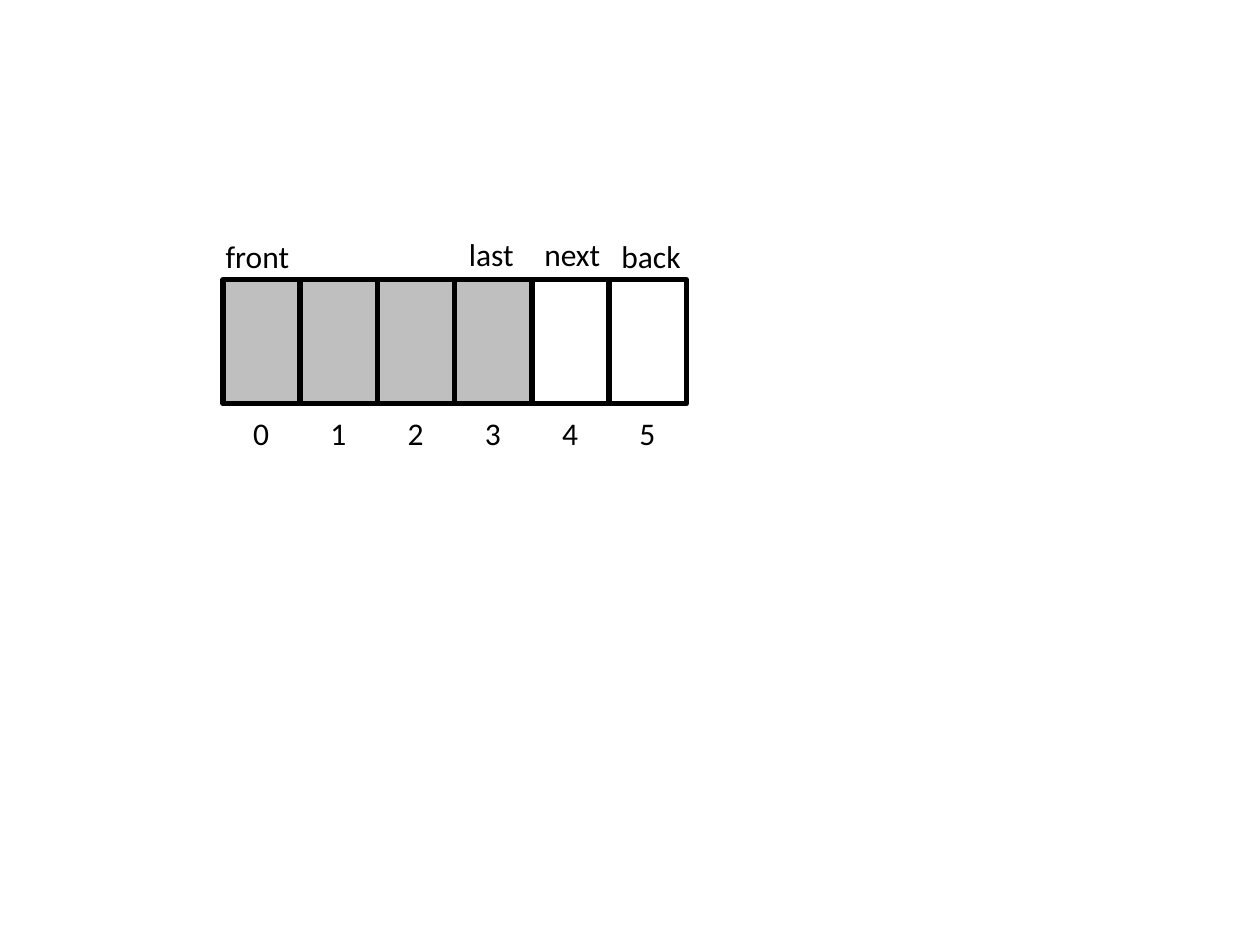
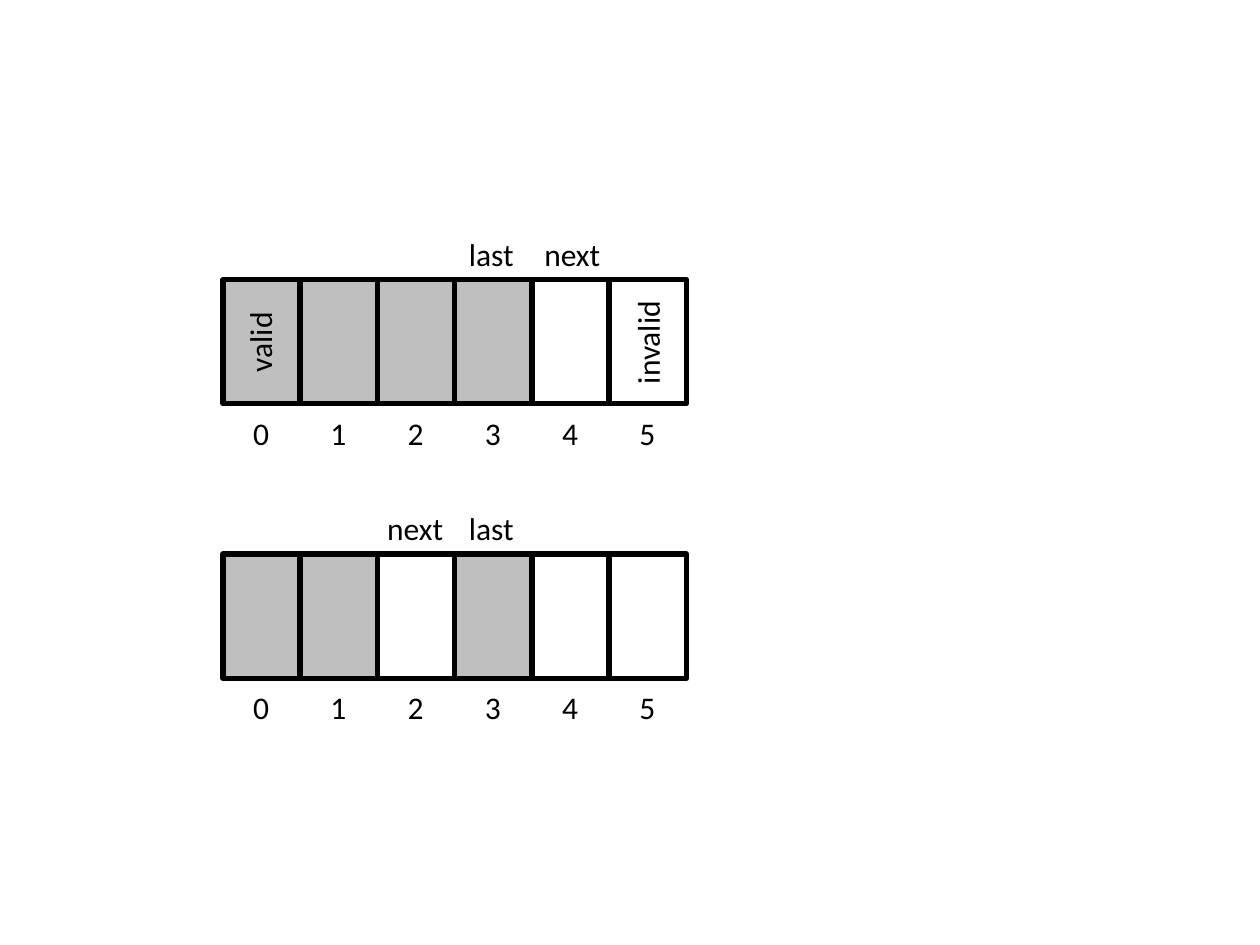
Before and after one commit to p4lang/p4-spec, a slide deck: slide 16 of v1.2/spec/P4v1.2-spec.pptx. Drawn at 1260x945 pixels with LibreOffice and Linux fonts; fonts in the diff are those of the drawing. Boxes give left, top, right and bottom in pixels: in the first picture for what was removed or moved away, otherwise in the second. Text is boxed around its words. In the diff, an @@ line names an element or a change of style, - is before the commit and + after.

```diff
--- a/v1.2/spec/P4v1.2-spec.pptx
+++ b/v1.2/spec/P4v1.2-spec.pptx
@@ text removed at bbox=[226, 246, 289, 269] @@
-front
@@ text removed at bbox=[621, 246, 680, 269] @@
-back
@@ text added at bbox=[242, 318, 280, 370], 18 pt, text #000000 @@
+valid
@@ text added at bbox=[630, 309, 668, 382], 18 pt, text #000000 @@
+invalid
@@ text added at bbox=[387, 520, 443, 541], 18 pt, text #000000 @@
+next
@@ text added at bbox=[469, 518, 514, 541], 18 pt, text #000000 @@
+last
@@ rectangle added at bbox=[223, 554, 300, 679], fill #BFBFBF, outline #000000 3 pt @@
@@ rectangle added at bbox=[300, 554, 377, 679], fill #BFBFBF, outline #000000 3 pt @@
@@ rectangle added at bbox=[378, 554, 455, 679], fill #FFFFFF, outline #000000 3 pt @@
@@ rectangle added at bbox=[455, 554, 532, 679], fill #BFBFBF, outline #000000 3 pt @@
@@ rectangle added at bbox=[532, 554, 609, 679], outline #000000 3 pt @@
@@ rectangle added at bbox=[609, 554, 685, 679], outline #000000 3 pt @@
@@ text added at bbox=[253, 698, 269, 720], 18 pt, text #000000 @@
+0
@@ text added at bbox=[330, 698, 346, 719], 18 pt, text #000000 @@
+1
@@ text added at bbox=[408, 698, 424, 719], 18 pt, text #000000 @@
+2
@@ text added at bbox=[485, 698, 501, 720], 18 pt, text #000000 @@
+3
@@ text added at bbox=[562, 698, 578, 719], 18 pt, text #000000 @@
+4
@@ text added at bbox=[639, 698, 655, 720], 18 pt, text #000000 @@
+5
```
Also in this commit, not shown: 2 other slides changed, 2 other files.
